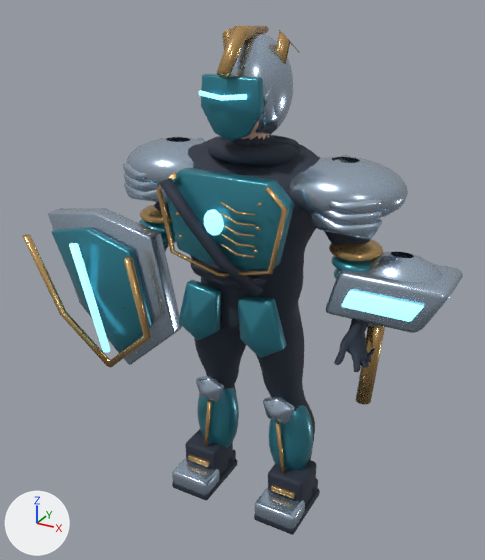
What one commit did to the FBX model Assets/Alterverse/Resources/AuthoredHeroes/Kaelon.fbx.
Before and after are seen from a 50 mm lens placed at (1.18, -2.24, 2.17), pointed at (-0.03, -0.05, 1.08). The axes (+X, +Y, +Z) are drawn at lower left. The lights are the same throughout. The first picture is the older version. Vertices at exactly the same position are counted once.

The older version as bpy lines, for what is in view:
```python
ob_df_anatomy = bpy.data.objects.new('DF_Anatomy', me_df_anatomy)
ob_df_anatomy.location = (0.0, 0.0, 0.0)
ob_df_weaponl = bpy.data.objects.new('DF_WeaponL', me_df_weaponl)
ob_df_weaponl.location = (0.0, 0.0, 0.0)
ob_df_weaponr = bpy.data.objects.new('DF_WeaponR', me_df_weaponr)
ob_df_weaponr.location = (0.0, 0.0, 0.0)
```
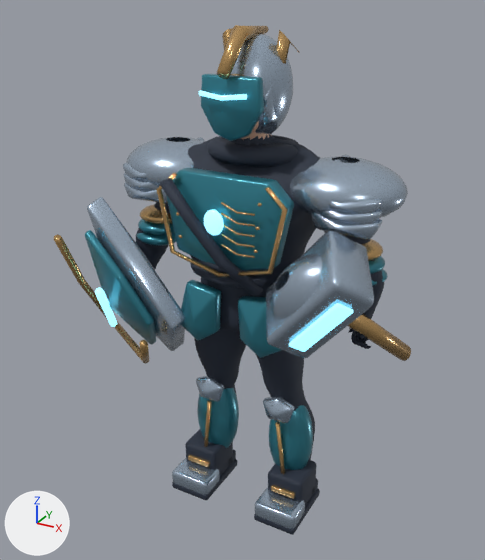
The edits, one by one:
me_df_weaponr is used by ob_df_weaponr; location (0.0, 0.0, 0.0).
me_df_weaponr had 520 vertices, 487 faces and spanned x 0.363..0.801, y -0.155..0.123, z 0.648..1.296.
me_df_weaponr now has 519 vertices, 486 faces and spans x 0.163..0.662, y -0.418..0.073, z 0.846..1.42.
me_df_weaponr part 4: a new loose piece of 312 vertices spanning x 0.224..0.546, y -0.397..-0.121, z 1.014..1.354, in mat_brushed_silver (blue #afc0d3).
me_df_weaponr part 5: a new loose piece of 96 vertices spanning x 0.163..0.604, y -0.418..-0.101, z 0.948..1.42, in mat_brushed_silver (blue #afc0d3).
me_df_weaponr part 6: a new loose piece of 89 vertices spanning x 0.339..0.555, y -0.403..-0.339, z 1.007..1.244, in mat_energy (cyan #81cde1, glowing cyan #81cde1).
me_df_weaponr part 7: a new loose piece of 20 vertices spanning x 0.406..0.662, y -0.233..0.073, z 0.846..1.167, in mat_champagne_metal (orange #d1aa6f).
me_df_weaponr part 8: the loose piece of 312 vertices spanning x 0.393..0.776, y -0.137..0.123, z 0.997..1.292 is deleted.
me_df_weaponr part 9: the loose piece of 90 vertices spanning x 0.437..0.728, y -0.155..-0.138, z 1.11..1.18 is deleted.
me_df_weaponr part 10: the loose piece of 20 vertices spanning x 0.473..0.569, y -0.039..0.026, z 0.648..1.058 is deleted.
me_df_weaponr part 11: 98 vertices removed from x 0.363..0.801, y -0.137..0.123, z 0.994..1.296; 1 vertex added at x 0.455, y -0.166, z 1.081.
Other edits to the shape of me_df_weaponr do not show in these pictures.
me_df_weaponl is used by ob_df_weaponl; location (0.0, 0.0, 0.0).
me_df_weaponl had 354 vertices, 341 faces and spanned x -0.973..-0.289, y -0.323..-0.054, z 0.577..1.296.
me_df_weaponl now has 354 vertices, 341 faces and spans x -0.798..-0.186, y -0.386..0.184, z 0.615..1.39.
me_df_weaponl part 1: the loose piece of 20 vertices spanning x -0.692..-0.547, y -0.323..-0.271, z 0.724..1.199 is multiplied about its middle by the matrix ((0.69, 0.402, 0.598), (0.043, 0.804, -0.59), (-0.72, 0.434, 0.538)), then moved by (0.02, 0.074, -0.073).
me_df_weaponl part 2: the loose piece of 30 vertices spanning x -0.575..-0.321, y -0.315..-0.261, z 0.638..1.188 is multiplied about its middle by the matrix ((0.68, 0.418, 0.604), (0.019, 0.813, -0.587), (-0.719, 0.45, 0.54)), then moved by (-0.057, 0.107, -0.169).
me_df_weaponl part 3: 304 of 354 vertices moved; they spanned x -0.973..-0.289, y -0.315..-0.054, z 0.577..1.296 and now span x -0.798..-0.186, y -0.384..0.184, z 0.635..1.39; mean shift (0.08, 0.043, -0.014); largest move (-0.966, -0.063, 1.238) -> (-0.579, -0.214, 1.39).
me_df_anatomy is used by ob_df_anatomy; location (0.0, 0.0, 0.0).
me_df_anatomy had 22214 vertices, 21266 faces and spanned x -0.59..0.59, y -0.33..0.21, z 0.02..2.05.
me_df_anatomy now has 22752 vertices, 21647 faces and spans x -0.59..0.59, y -0.33..0.21, z 0.02..2.05.
me_df_anatomy part 12: 25 vertices moved within x 0.46..0.52, y -0.12..-0.06, z 0.94..1.0; 613 vertices removed from x 0.45..0.56, y -0.26..-0.05, z 0.91..1.0; 884 vertices added at x 0.46..0.55, y -0.13..-0.03, z 0.92..1.03.
Other edits to the shape of me_df_anatomy do not show in these pictures.

Where the change shows, as pixel boxes [x1, y1, x2, y2] in the pictures (485 x 560 px; the box of a moved part takes in the faces that stretch with it):
'DF_WeaponR', reshaped (15% shorter): before [326, 251, 463, 405]; after [266, 230, 411, 361]
'DF_WeaponL', reshaped (18% narrower): before [22, 208, 182, 367]; after [54, 197, 185, 364]
part 1 of me_df_weaponl, moved or reshaped: before [69, 243, 110, 352]; after [95, 287, 117, 327]
part 2 of me_df_weaponl, moved or reshaped: before [107, 257, 151, 367]; after [114, 321, 149, 364]
part 3 of me_df_weaponl, moved or reshaped: before [22, 208, 182, 366]; after [54, 197, 185, 351]
part 4 of me_df_weaponr, added (blue): after [270, 254, 322, 319]
part 5 of me_df_weaponr, added (blue): after [266, 230, 374, 358]
part 6 of me_df_weaponr, added (cyan): after [289, 303, 353, 352]
part 7 of me_df_weaponr, added (orange): after [348, 314, 411, 361]
part 8 of me_df_weaponr, deleted (blue): before [366, 251, 442, 328]
part 9 of me_df_weaponr, deleted (cyan): before [342, 290, 424, 322]
part 10 of me_df_weaponr, deleted (orange): before [356, 327, 385, 405]
part 11 of me_df_weaponr, cut back (blue): before [326, 264, 463, 333]
part 12 of me_df_anatomy, moved or reshaped: before [334, 329, 375, 372]; after [351, 331, 371, 349]
